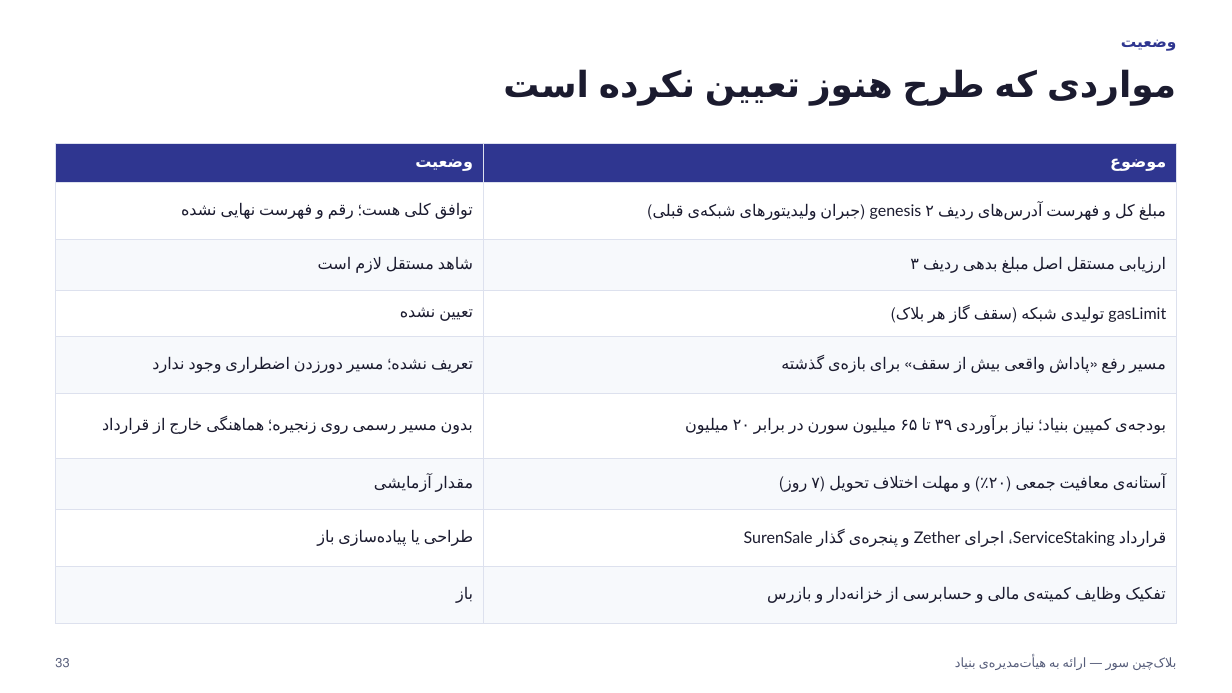
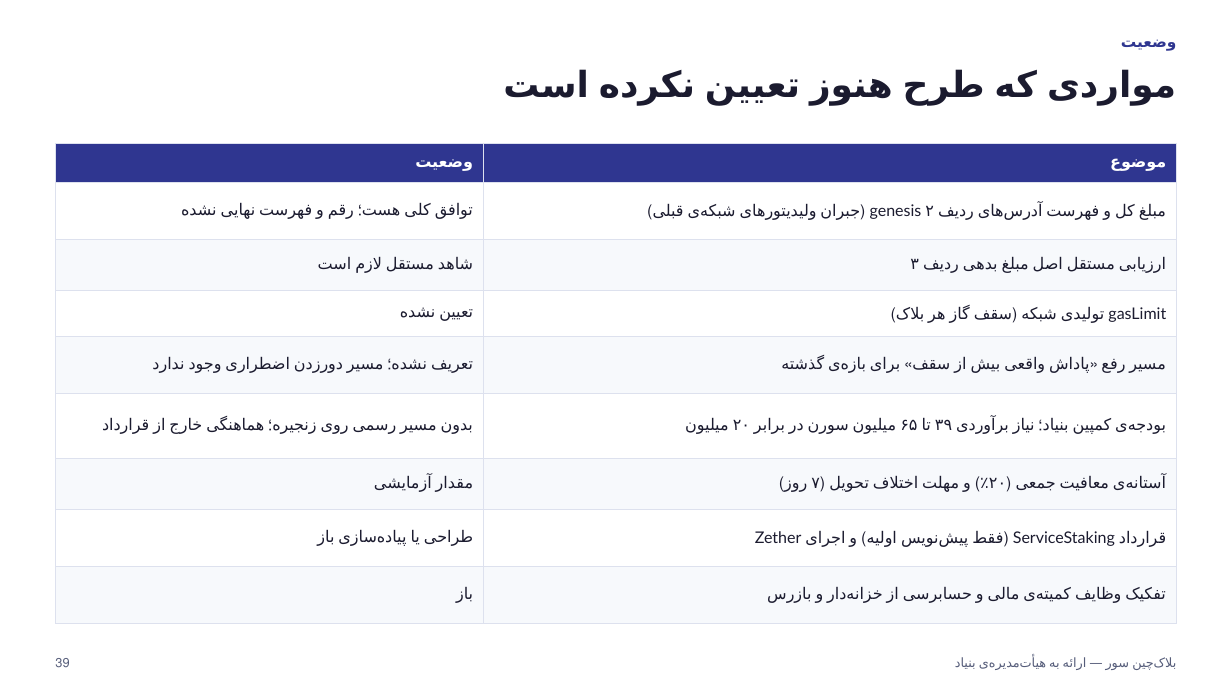
Before and after one commit to Sur-network/sur-new, a slide deck: slide 39 of presentations/Sur - Board Presentation.pptx (slide 33 before the commit). Drawn at 1232x693 pixels with LibreOffice and Linux fonts; fonts in the diff are those of the drawing. Boxes give left, top, right and bottom in pixels: in the first picture for what was removed or moved away, otherwise in the second. Text is boxed around its words. In the diff, an @@ line names an element or a change of style, - is before the commit and + after.

```diff
--- a/presentations/Sur - Board Presentation.pptx
+++ b/presentations/Sur - Board Presentation.pptx
@@ table at (55, 143, 1177, 607) @@
-row 8, column 2: قرارداد ServiceStaking، اجرای Zether و پنجره‌ی گذار SurenSale
+row 8, column 2: قرارداد ServiceStaking (فقط پیش‌نویس اولیه) و اجرای Zether
@@ text at (55, 658, 69, 668): text changed @@
-33
+39
```
Also in this commit, not shown: 22 other slides changed, 6 slides added, 16 other files.
